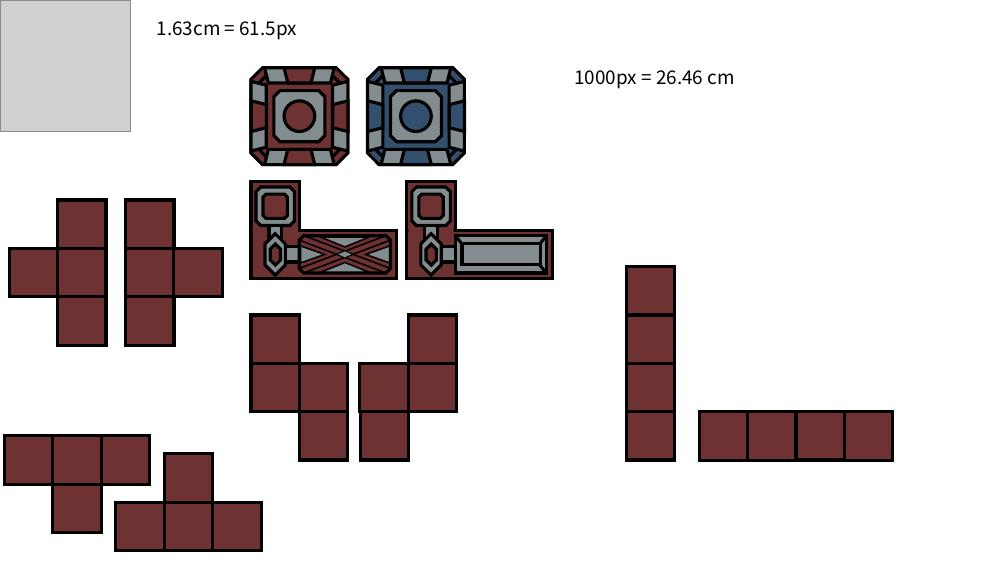
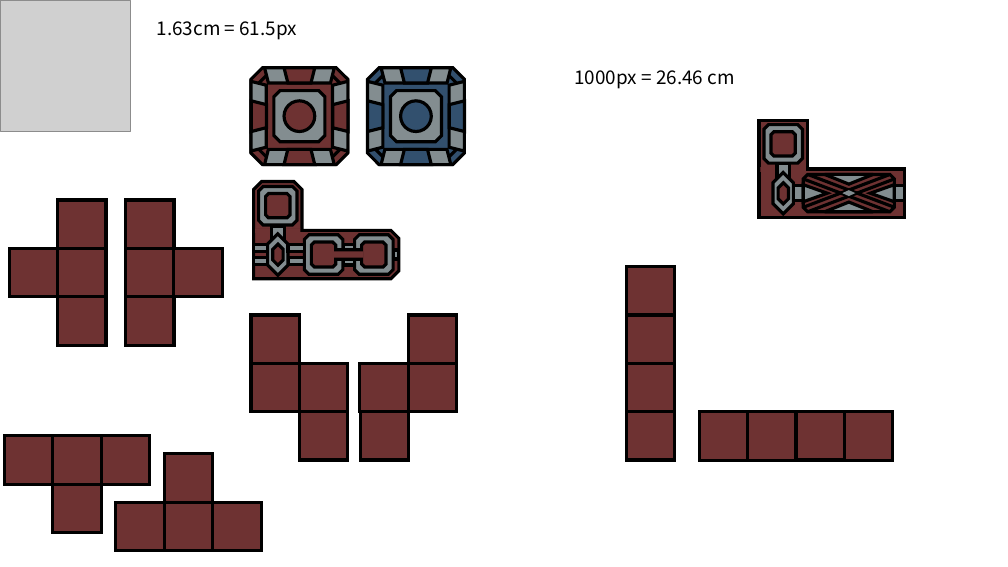
Before and after one commit to simplex3510/GeoStrike, a slide deck: slide 2 of 이미지 리소스 제작용.pptx. Drawn at 1008x567 pixels with LibreOffice and Linux fonts; fonts in the diff are those of the drawing; grey boxes stand for pictures. Boxes give left, top, right and bottom in pixels: in the first picture for what was removed or moved away, otherwise in the second. Text is boxed around its words. In the diff, an @@ line names an element or a change of style, - is before the commit and + after.

```diff
--- a/이미지 리소스 제작용.pptx
+++ b/이미지 리소스 제작용.pptx
@@ rectangle added at box(777, 163, 790, 193), fill #838D90, outline #000000 3 pt @@
@@ line (890, 212) - (804, 179): stroke #000000 1.5 pt to #000000 3 pt @@
@@ line (804, 207) - (890, 175): stroke #000000 1.5 pt to #000000 3 pt @@
@@ 4 lines, 3 triangles, 1 diamond, 1 octagon: place and size @@
-4 lines, 3 triangles, 1 diamond, 1 octagon at box(299, 236, 391, 273)
+4 lines, 3 triangles, 1 diamond, 1 octagon at box(804, 175, 895, 212)
@@ line (808, 212) - (895, 179): stroke #000000 1.5 pt to #000000 3 pt @@
@@ line (895, 207) - (808, 175): stroke #000000 1.5 pt to #000000 3 pt @@
@@ rectangle removed at box(407, 181, 455, 231) @@
@@ 3 rectangles, 2 octagons, 2 snip same rects: place and size @@
-3 rectangles, 2 octagons, 2 snip same rects at box(251, 181, 396, 279)
+3 rectangles, 2 octagons, 2 snip same rects at box(759, 120, 904, 218)
@@ rectangle added at box(793, 186, 904, 201), fill #838D90, outline #000000 3 pt @@
@@ triangle: place and size @@
-triangle at box(301, 246, 325, 264)
+triangle at box(803, 185, 828, 202)
@@ outline #000000 1.5 pt to #000000 3 pt in 4 elements at box(803, 185, 828, 202), box(871, 185, 895, 202), box(825, 175, 873, 185), box(825, 202, 873, 212) @@
@@ rectangle: place and size @@
-rectangle at box(269, 225, 282, 240)
+rectangle at box(271, 226, 284, 244)
@@ octagon: place and size @@
-octagon at box(412, 187, 451, 225)
+octagon at box(355, 235, 393, 274)
@@ rectangle removed at box(407, 231, 552, 279) @@
@@ rectangle removed at box(455, 236, 547, 273) @@
@@ line removed from (462, 244) to (455, 236) @@
@@ line removed from (540, 244) to (547, 236) @@
@@ group added at box(253, 181, 399, 279): 5 rectangles, 4 octagons, 2 snip same rects @@
@@ 2 snip same rects, 1 rectangle: place and size @@
-2 snip same rects, 1 rectangle at box(408, 228, 454, 275)
+2 snip same rects, 1 rectangle at box(255, 228, 300, 275)
@@ rectangle: place and size @@
-rectangle at box(286, 247, 299, 262)
+rectangle at box(288, 257, 305, 264)
@@ rectangle: place and size @@
-rectangle at box(425, 225, 438, 240)
+rectangle at box(343, 244, 355, 265)
@@ octagon: place and size @@
-octagon at box(419, 194, 443, 219)
+octagon at box(361, 242, 386, 267)
@@ rectangle: place and size @@
-rectangle at box(442, 247, 455, 262)
+rectangle at box(393, 250, 399, 259)
@@ rectangle removed at box(462, 244, 540, 265) @@
@@ line removed from (540, 265) to (546, 273) @@
```
Also in this commit, not shown: 1 slide added.
